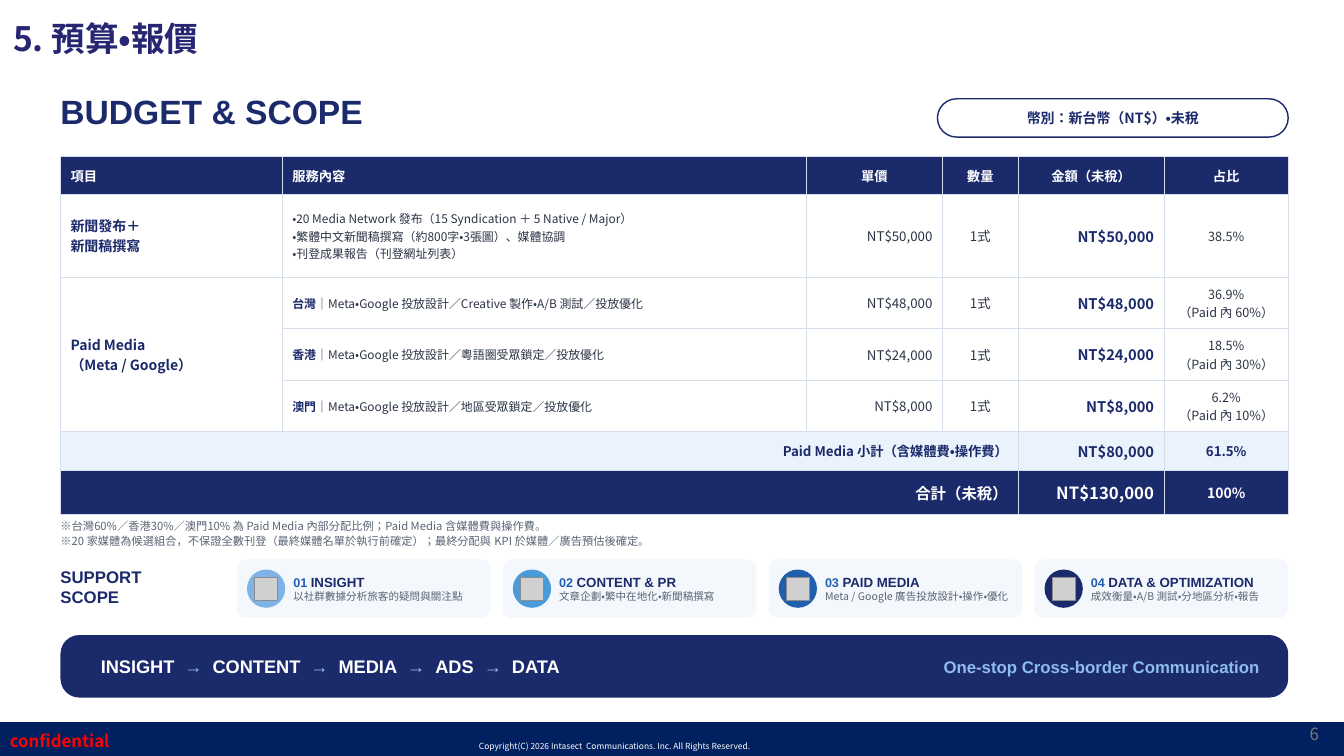
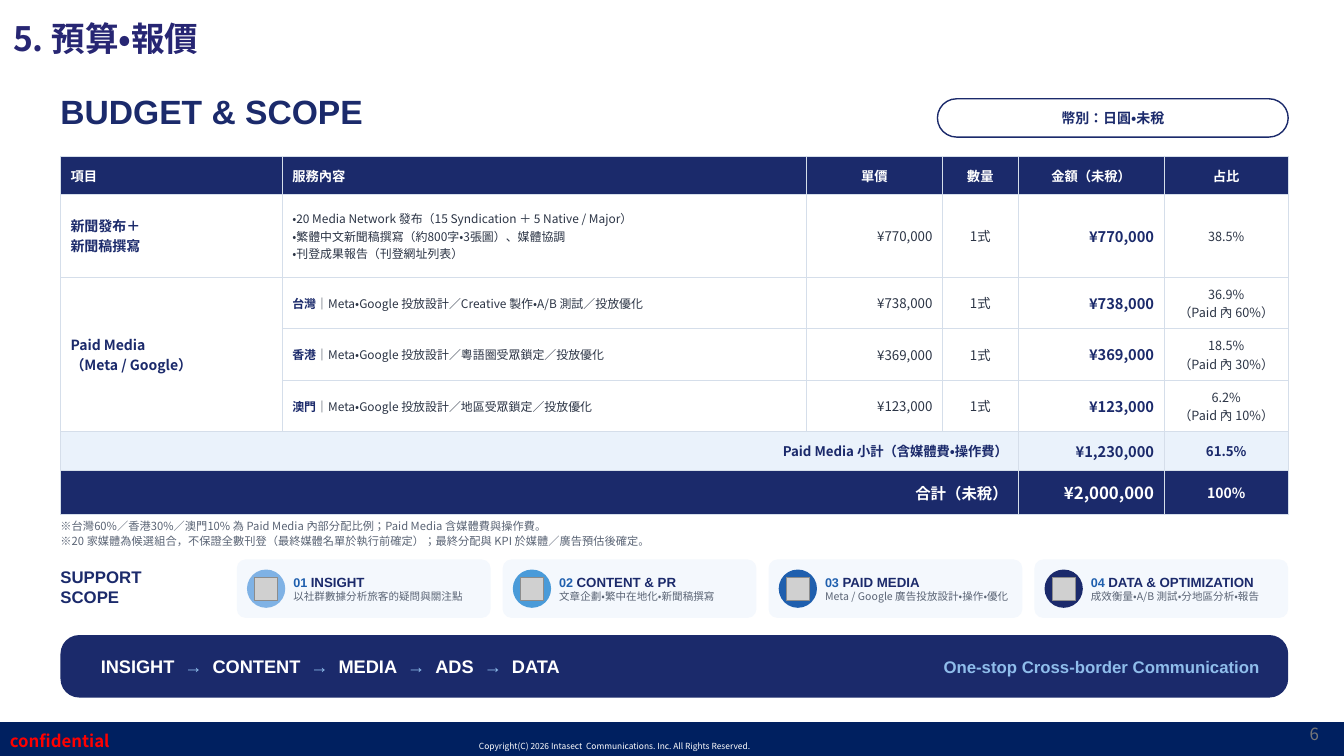
Before and after one commit to shelleychenyi/proposal, a slide deck: slide 6 of 神奈川縣/【Intasect】神奈川縣_台港澳2027年新年觀光禮儀宣導推廣企劃_202609_繁中版.pptx. Drawn at 1344x756 pixels with LibreOffice and Linux fonts; fonts in the diff are those of the drawing; grey boxes stand for pictures; background and template pictures are left out. Boxes give left, top, right and bottom in pixels: in the first picture for what was removed or moved away, otherwise in the second. Text is boxed around its words. In the diff, an @@ line names an element or a change of style, - is before the commit and + after.

```diff
--- a/神奈川縣/【Intasect】神奈川縣_台港澳2027年新年觀光禮儀宣導推廣企劃_202609_繁中版.pptx
+++ b/神奈川縣/【Intasect】神奈川縣_台港澳2027年新年觀光禮儀宣導推廣企劃_202609_繁中版.pptx
@@ text in rounded rectangle at [1061, 111, 1164, 125]: text changed @@
-幣別：新台幣（NT$）・未稅
+幣別：日圓・未稅
@@ table at [60, 156, 1289, 511] @@
-row 2, column 3: NT$50,000
+row 2, column 3: ¥770,000
-row 2, column 5: NT$50,000
+row 2, column 5: ¥770,000
-row 3, column 3: NT$48,000
+row 3, column 3: ¥738,000
-row 3, column 5: NT$48,000
+row 3, column 5: ¥738,000
-row 4, column 3: NT$24,000
+row 4, column 3: ¥369,000
-row 4, column 5: NT$24,000
+row 4, column 5: ¥369,000
-row 5, column 3: NT$8,000
+row 5, column 3: ¥123,000
-row 5, column 5: NT$8,000
+row 5, column 5: ¥123,000
-row 6, column 5: NT$80,000
+row 6, column 5: ¥1,230,000
-row 7, column 5: NT$130,000
+row 7, column 5: ¥2,000,000
```
Also in this commit, not shown: 1 other slide changed, 1 other file.
